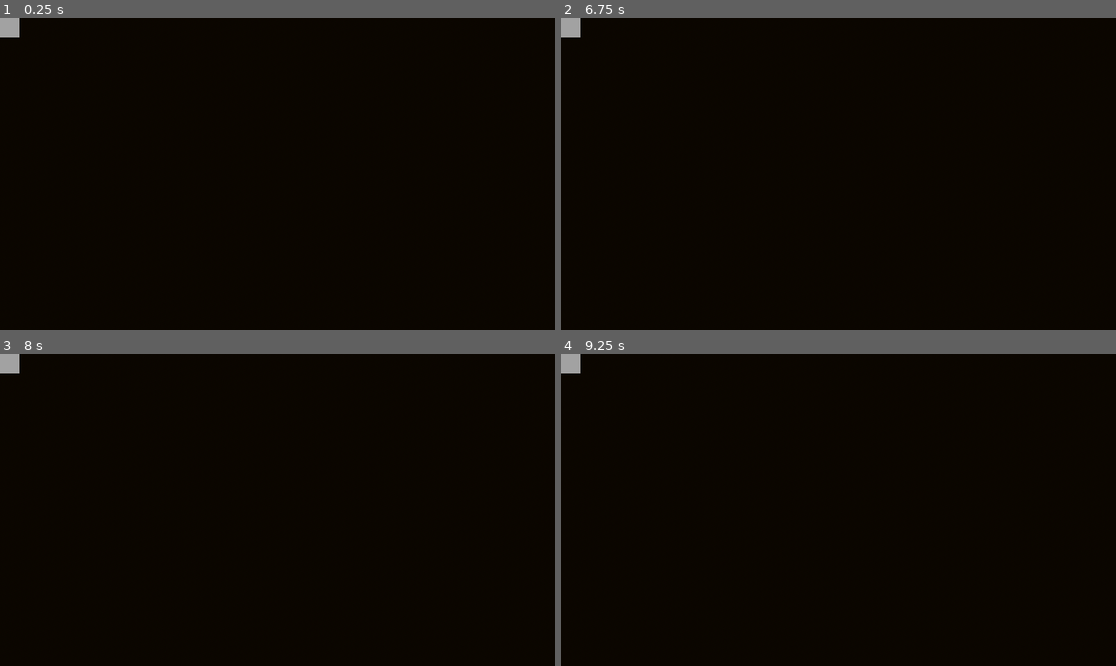
Above: before the commit, frames 1-4 (two rows, left to right).
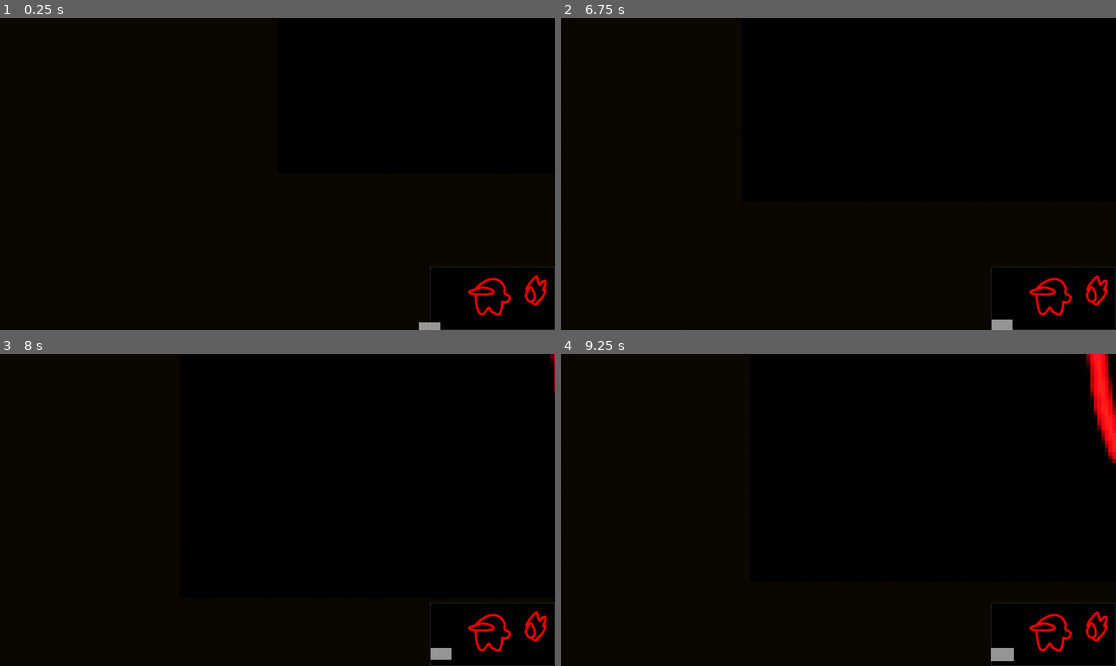
Above: after the commit, the same moments.

Repository: Bonono63/Grand-Strategy-Prototype-II
Game: Godot game, scene res://world.tscn
Same seed, same stepped clock (60 frames per second), same inputs: the game is played once before the commit and once after it.
Inputs (mouse positions are in pixels of both pictures, inside the frame that each line leads up to):
- Up to frame 1 (0.25 s): no input
- Up to frame 2 (6.75 s): tap Enter at 0.5, 2, 3.5 s; move the mouse to (960, 158) at 0.52 s; hold S (s) 0.53-1.25 s; click (960, 158) at 0.67 s; tap Space at 1.25, 2.75, 4.25 s; drag from (727, 189) to (810, 236) at 1.27 s; move the mouse to (894, 105) at 2.02 s; hold D (d) 2.03-2.75 s; click (894, 105) at 2.17 s; tap S (s) at 2.3, 3.8 s; drag from (810, 236) to (672, 127) at 2.77 s; move the mouse to (1005, 220) at 3.52 s; hold Middle mouse button (middle_click) 3.53-4.25 s; click (1005, 220) at 3.67 s; drag from (672, 127) to (755, 96) at 4.27 s; move the mouse to (866, 174) at 5.02 s; hold S (s) 5.03-5.75 s; click (866, 174) at 5.17 s; drag from (755, 96) to (727, 189) at 5.77 s; move the mouse to (960, 158) at 6.52 s; hold W (w) from 6.53 s (still down); click (960, 158) at 6.67 s
- Up to frame 3 (8 s): tap S (s) at 6.8 s; release W (w) at 7.25 s; drag from (166, 525) to (249, 572) at 7.27 s
- Up to frame 4 (9.25 s): move the mouse to (894, 441) at 8.02 s; hold Mouse wheel down (zoom_out) 8.03-8.75 s; click (894, 441) at 8.17 s; tap S (s) at 8.3 s; drag from (810, 572) to (672, 463) at 8.77 s

The runs differ from the first frame. In frame 1, 0.9% of the frame differs, in the area x 0-100%, y 0-100%; in frame 2, 1.0%; in frame 3, 1.0%; in frame 4, 2.1%.
Error before the commit: Cannot call method 'get_width' on a null value. (res://World.gd:32)

Commit message:
modified:   World.gd 	new file:   zero.png 	new file:   zero.png.import

Diff:
--- a/World.gd
+++ b/World.gd
@@ -15,7 +15,7 @@
 
 func _ready():
 	$GUI/Minimap/Area2D.connect("collision", minimap_collision)
-	open("user://zero.png")
+	open("res://zero.png")
 	generate_terrain_map()
 	update_terrain_map()
 	#save("user://save__01.png")
Binary file added: zero.png
Not shown, added: zero.png.import
